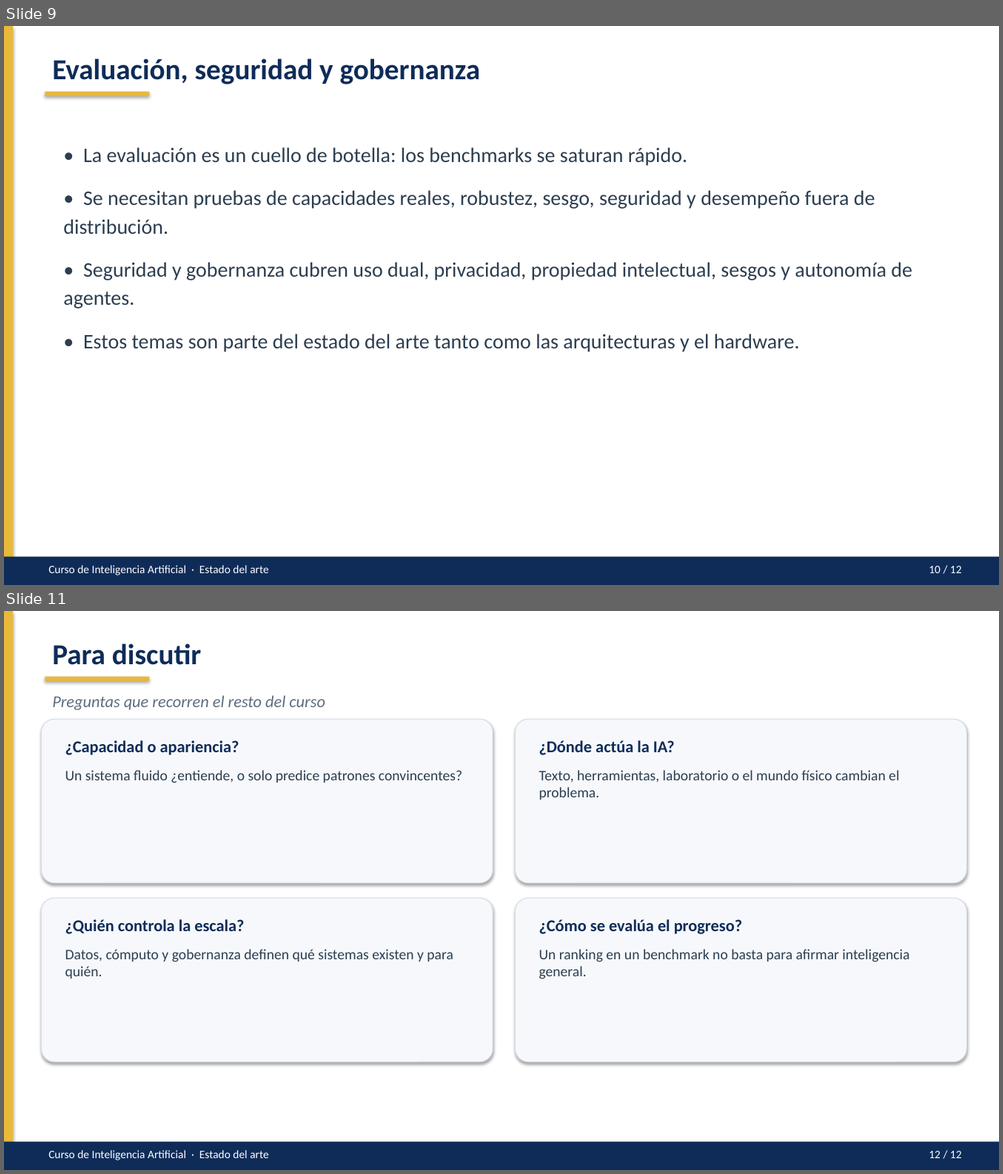
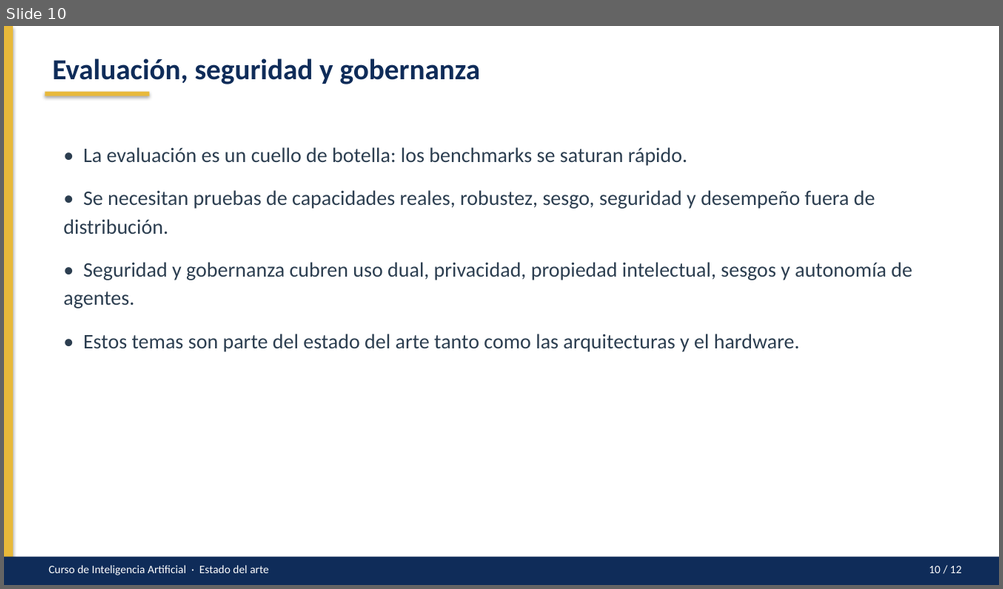
Before and after one commit to S-Shino-S/Inteligencia_Artificial-VictorUc, a slide deck: Conceptos Básicos de IA/PPTXs/estado-del-arte.pptx. Shown one above the other, each under a label of ours: slides 9 and 11 before the commit, slide 10 after it; the slides between them are not shown. The pictures are 1003x1174 and 1003x589 pixels, drawn with LibreOffice and Linux fonts; fonts in the diff are those of the drawing. Boxes give left, top, right and bottom in pixels: in the first picture for what was removed or moved away, otherwise in the second. Text is boxed around its words. In the diff, an @@ line names an element or a change of style, - is before the commit and + after.

```diff
--- a/Conceptos Básicos de IA/PPTXs/estado-del-arte.pptx
+++ b/Conceptos Básicos de IA/PPTXs/estado-del-arte.pptx
@@ slide 11 removed at (4, 611, 999, 1170), background #FFFFFF @@
@@ rectangle removed at (4, 611, 999, 1170) @@
@@ rectangle removed at (4, 611, 13, 1170) @@
@@ text removed at (52, 644, 201, 665) @@
-Para discutir
@@ rectangle removed at (45, 677, 150, 681) @@
@@ text removed at (52, 695, 325, 710) @@
-Preguntas que recorren el resto del curso
@@ rounded rectangle removed at (41, 719, 492, 883) @@
@@ rounded rectangle removed at (515, 719, 967, 883) @@
@@ text removed at (65, 741, 239, 755) @@
-¿Capacidad o apariencia?
@@ text removed at (539, 741, 674, 755) @@
-¿Dónde actúa la IA?
@@ text removed at (65, 770, 462, 783) @@
-Un sistema fluido ¿entiende, o solo predice patrones convincentes?
@@ text removed at (539, 770, 899, 800) @@
-Texto, herramientas, laboratorio o el mundo físico cambian el problema.
@@ rounded rectangle removed at (41, 898, 492, 1062) @@
@@ rounded rectangle removed at (515, 898, 967, 1062) @@
@@ text removed at (65, 920, 244, 934) @@
-¿Quién controla la escala?
@@ text removed at (539, 920, 742, 934) @@
-¿Cómo se evalúa el progreso?
@@ text removed at (65, 949, 453, 979) @@
-Datos, cómputo y gobernanza definen qué sistemas existen y para quién.
@@ text removed at (539, 949, 909, 980) @@
-Un ranking en un benchmark no basta para afirmar inteligencia general.
@@ rectangle removed at (4, 1142, 999, 1170) @@
@@ text removed at (48, 1150, 268, 1161) @@
-Curso de Inteligencia Artificial · Estado del arte
@@ text removed at (928, 1151, 962, 1159) @@
-12 / 12
@@ what was slide 9 is now slide 10 @@
```
Also in this commit, not shown: 7 slides changed, 2 slides added, 1 other slide removed, 1 other file.
